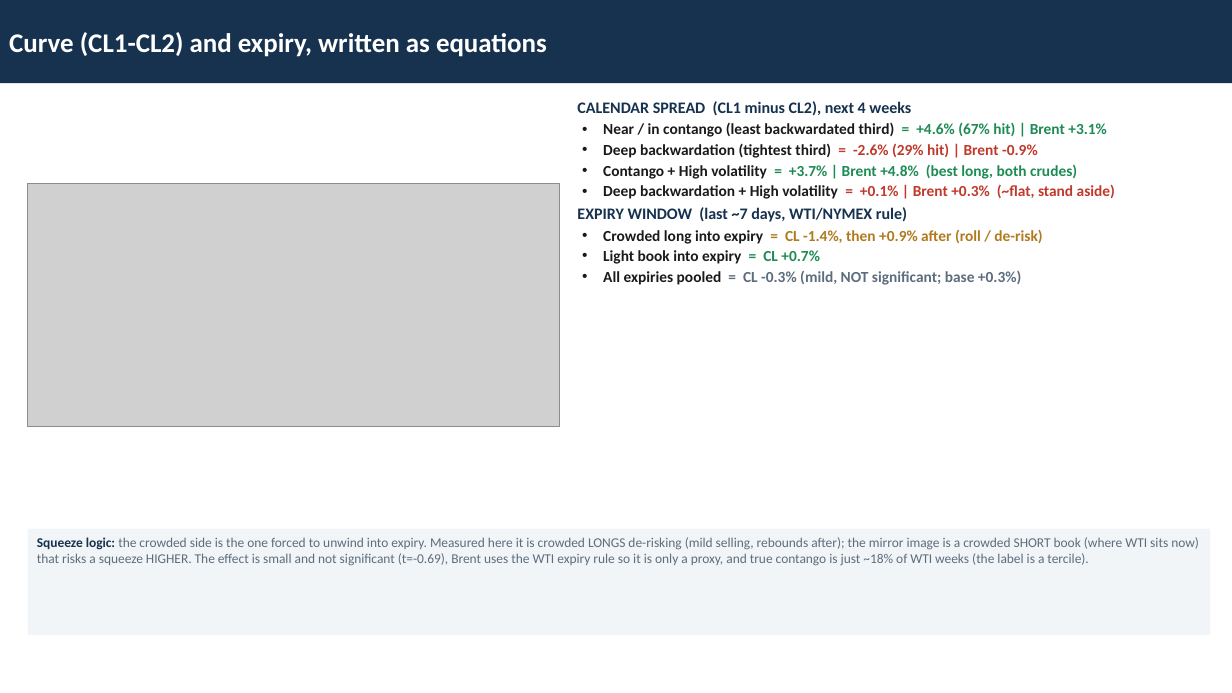
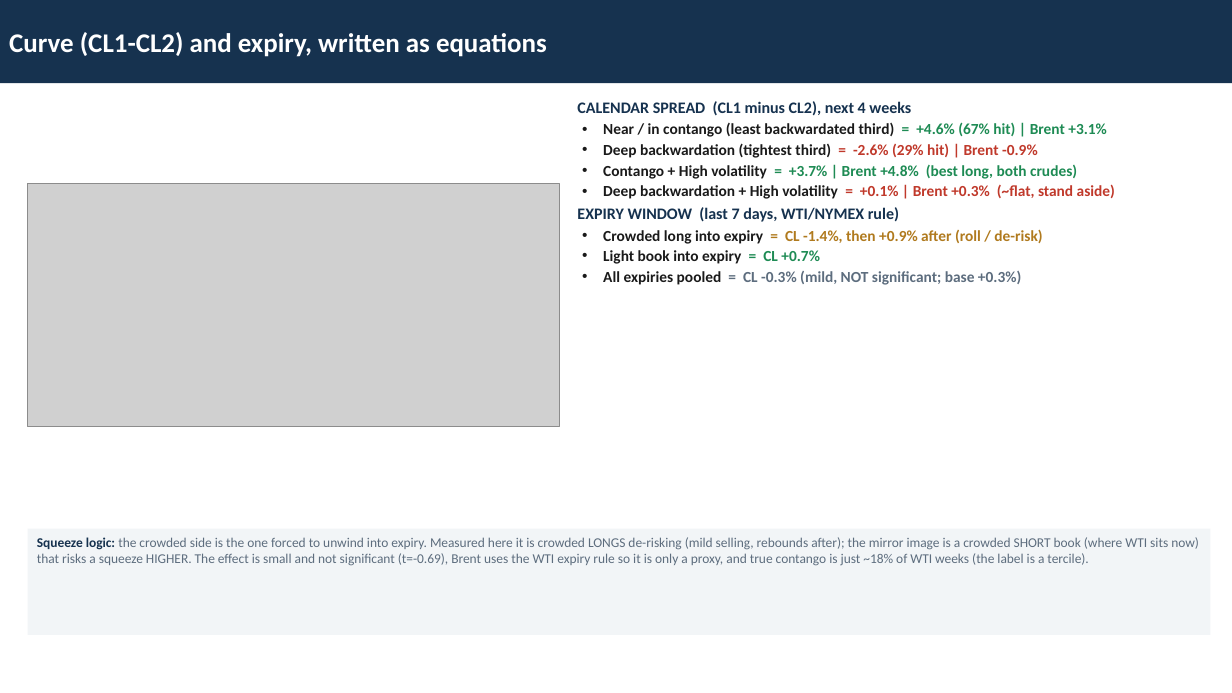
Before and after one commit to Aayush-Jhawar/Oil_Market_Dashboard, a slide deck: slide 9 of cftc_positioning_analysis/WTI_Brent_positioning_structure_trading.pptx. Drawn at 1232x693 pixels with LibreOffice and Linux fonts; fonts in the diff are those of the drawing; grey boxes stand for pictures. Boxes give left, top, right and bottom in pixels: in the first picture for what was removed or moved away, otherwise in the second. Text is boxed around its words. In the diff, an @@ line names an element or a change of style, - is before the commit and + after.

```diff
--- a/cftc_positioning_analysis/WTI_Brent_positioning_structure_trading.pptx
+++ b/cftc_positioning_analysis/WTI_Brent_positioning_structure_trading.pptx
@@ text at [577,207,899,222]: text changed @@
-EXPIRY WINDOW (last ~7 days, WTI/NYMEX rule)
+EXPIRY WINDOW (last 7 days, WTI/NYMEX rule)
```
Also in this commit, not shown: 1 other slide changed, 12 other files.
